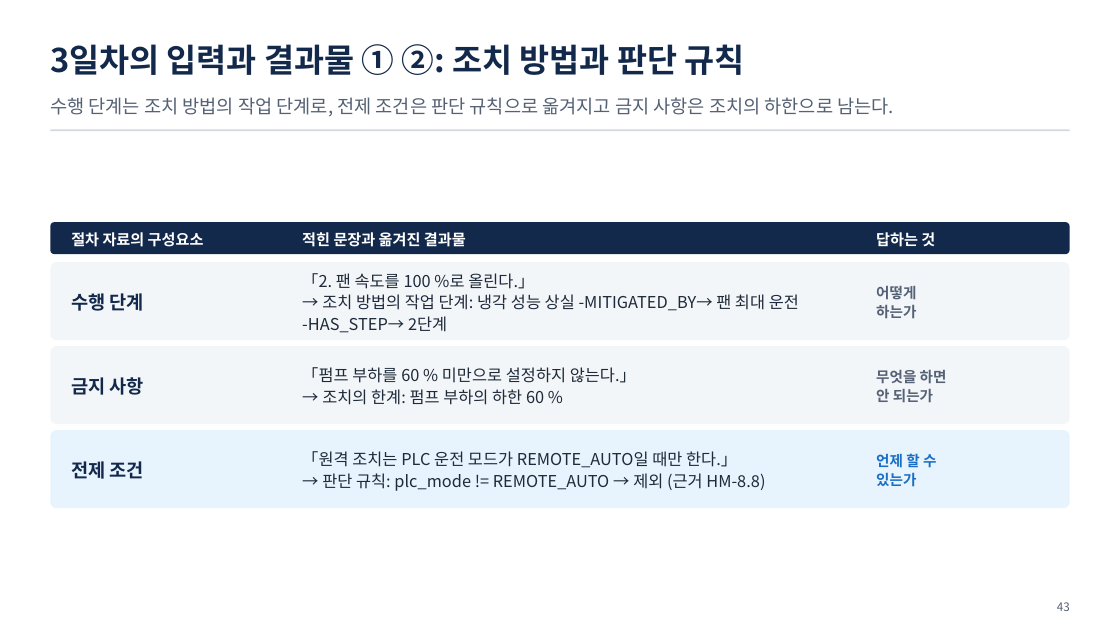
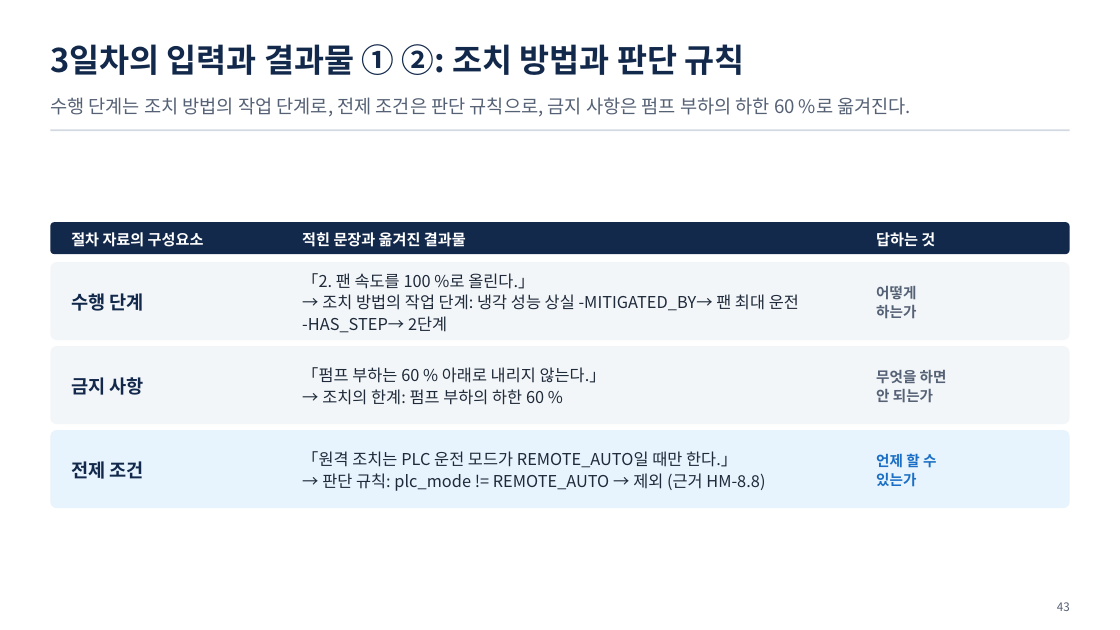
Before and after one commit to uengine-oss/hyd-iot-edu, a slide deck: slide 43 of docs/교재/통합반/04일차/통합반_04일차.pptx. Drawn at 1120x630 pixels with LibreOffice and Linux fonts; fonts in the diff are those of the drawing. Boxes give left, top, right and bottom in pixels: in the first picture for what was removed or moved away, otherwise in the second. Text is boxed around its words. In the diff, an @@ line names an element or a change of style, - is before the commit and + after.

```diff
--- a/docs/교재/통합반/04일차/통합반_04일차.pptx
+++ b/docs/교재/통합반/04일차/통합반_04일차.pptx
@@ text at (50,97,911,117): text changed @@
-수행 단계는 조치 방법의 작업 단계로, 전제 조건은 판단 규칙으로 옮겨지고 금지 사항은 조치의 하한으로 남는다.
+수행 단계는 조치 방법의 작업 단계로, 전제 조건은 판단 규칙으로, 금지 사항은 펌프 부하의 하한 60 %로 옮겨진다.
@@ text at (302,367,606,383): text changed @@
-「펌프 부하를 60 % 미만으로 설정하지 않는다.」
+「펌프 부하는 60 % 아래로 내리지 않는다.」
```
Also in this commit, not shown: 10 other slides changed, 23 other files.
